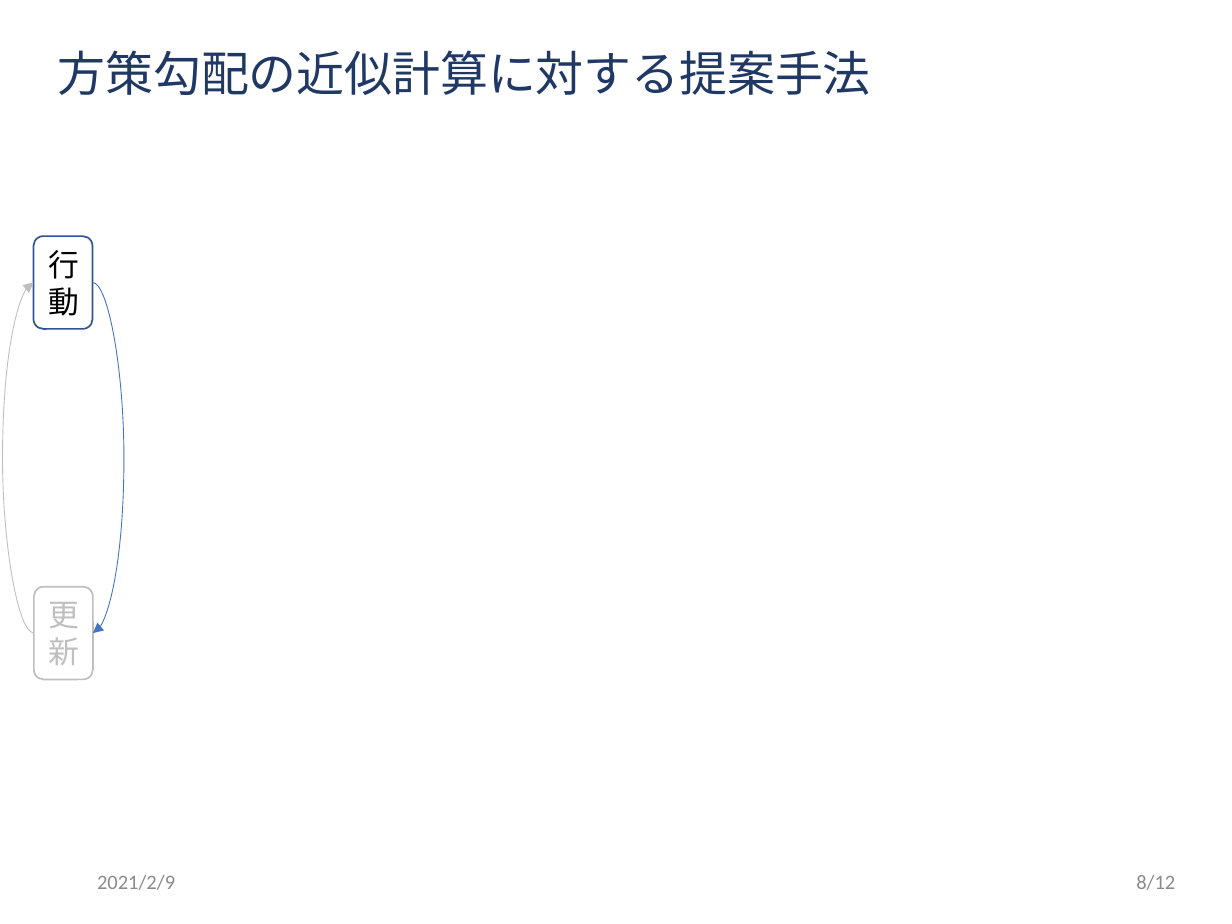
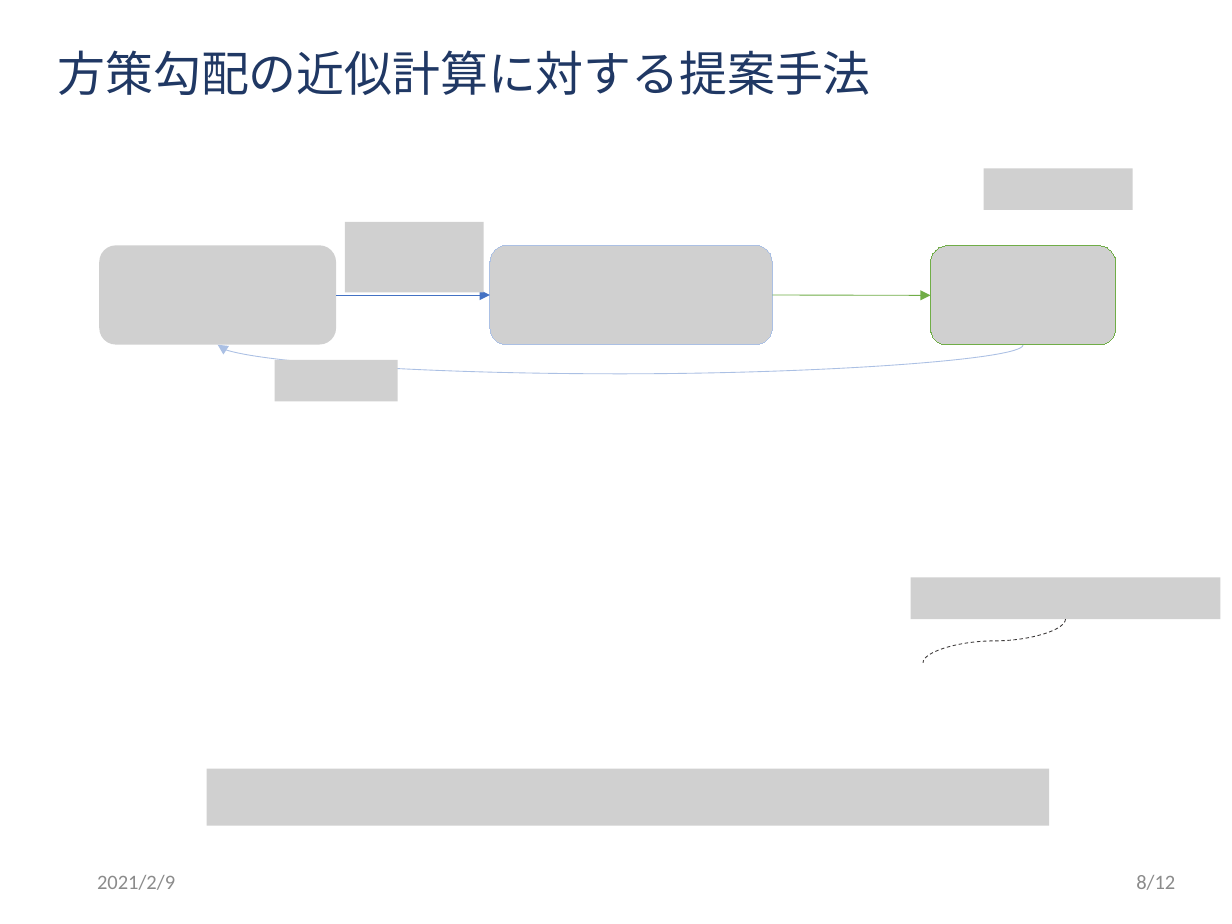
Before and after one commit to ibuki1024/thesis, a slide deck: slide 10 of slide/master.pptx (slide 11 before the commit). Drawn at 1232x924 pixels with LibreOffice and Linux fonts; fonts in the diff are those of the drawing; grey boxes stand for pictures; background and template pictures are left out. Boxes give left, top, right and bottom in pixels: in the first picture for what was removed or moved away, otherwise in the second. Text is boxed around its words. In the diff, an @@ line names an element or a change of style, - is before the commit and + after.

```diff
--- a/slide/master.pptx
+++ b/slide/master.pptx
@@ picture added at bbox=[983, 169, 1132, 211] @@
@@ rounded rectangle removed at bbox=[33, 237, 92, 329] @@
-行動
@@ picture added at bbox=[345, 222, 484, 292] @@
@@ picture added at bbox=[100, 245, 336, 345] @@
@@ picture added at bbox=[490, 245, 772, 345] @@
@@ picture added at bbox=[930, 245, 1115, 345] @@
@@ curved arrow removed from (34, 633) to (33, 282) @@
@@ curved arrow removed from (92, 282) to (92, 633) @@
@@ arrow added from (336, 294) to (490, 294), #4472C4 0.5 pt @@
@@ arrow added from (772, 294) to (930, 296), #70AD47 0.5 pt @@
@@ curved arrow added from (1023, 345) to (218, 345), #ABC0E4 0.5 pt @@
@@ picture added at bbox=[275, 360, 398, 402] @@
@@ rounded rectangle removed at bbox=[34, 586, 94, 679] @@
-更新
@@ picture added at bbox=[910, 578, 1220, 620] @@
@@ curved line added from (1066, 620) to (923, 663), #3B3838 0.5 pt dashed @@
@@ picture added at bbox=[207, 769, 1050, 825] @@
```
Also in this commit, not shown: 4 other slides changed, 1 slide added, 3 slides removed, 2 other files.
